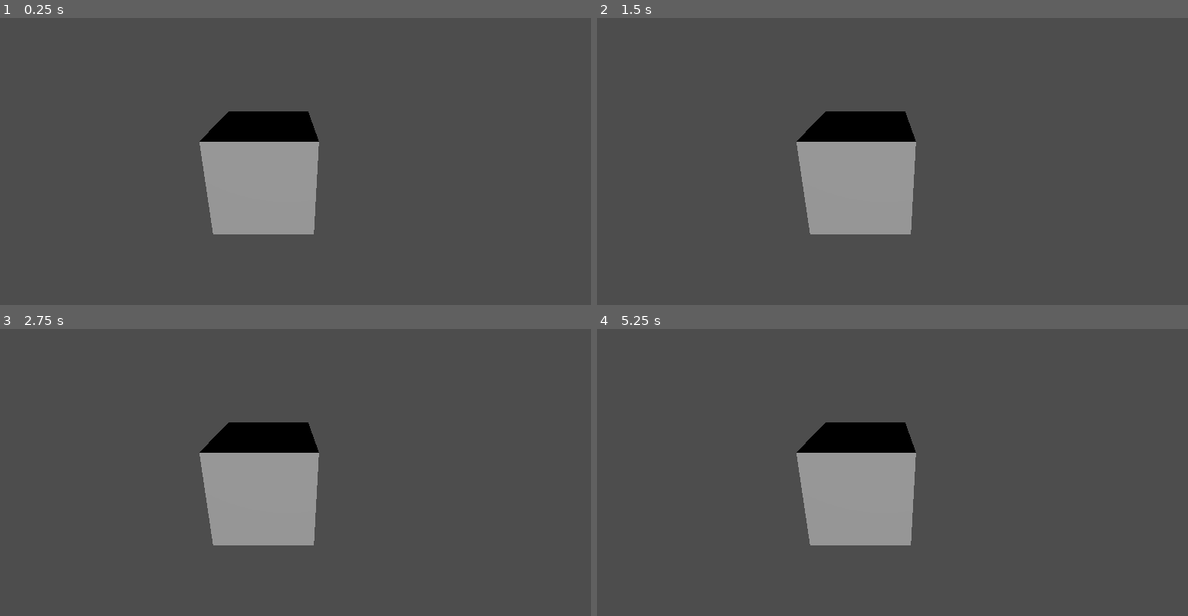
Above: before the commit, frames 1-4 (two rows, left to right).
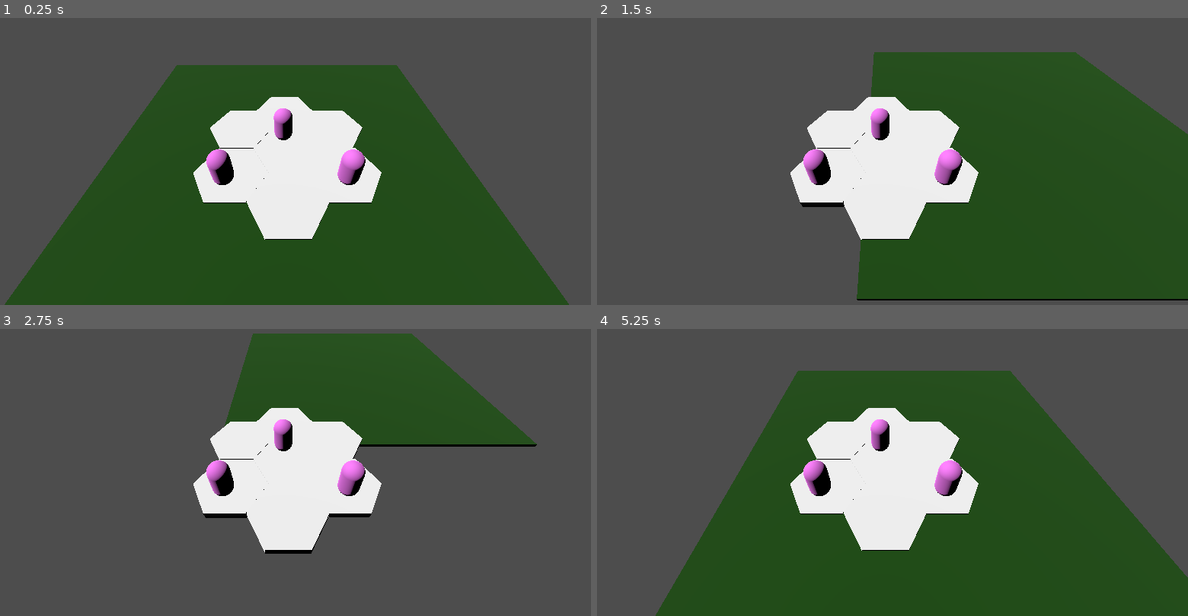
Above: after the commit, the same moments.

Repository: andrewdlanham/untitled-auto-battler
Game: Godot game, scene res://main.tscn
Two runs of this game, one before a commit and one after it. Both use one fixed random seed, a clock stepped at 60 frames per second and the inputs below.
Inputs (mouse positions are in pixels of both pictures, inside the frame that each line leads up to):
- Up to frame 1 (0.25 s): no input
- Up to frame 2 (1.5 s): tap Enter at 0.5 s; move the mouse to (1016, 118) at 0.52 s; click (1016, 118) at 0.6 s; tap Space at 1.25 s; move the mouse to (762, 152) at 1.27 s; click (762, 152) at 1.35 s
- Up to frame 3 (2.75 s): tap Enter at 2 s; move the mouse to (348, 369) at 2.02 s; click (348, 369) at 2.1 s
- Up to frame 4 (5.25 s): tap Space at 2.75, 4.25 s; move the mouse to (851, 512) at 2.77 s; click (851, 512) at 2.85 s; tap Enter at 3.5 s; move the mouse to (1063, 495) at 3.52 s; click (1063, 495) at 3.6 s; move the mouse to (703, 395) at 4.27 s; click (703, 395) at 4.35 s; move the mouse to (916, 446) at 5.02 s; click (916, 446) at 5.1 s

The runs differ from the first frame. In frame 1, 55% of the frame differs, in the area x 0-97%, y 16-100%; in frame 2, 49%; in frame 3, 25%; in frame 4, 56%, in the area x 9-100%, y 14-100%.

Commit message:
Drag and drop unit logic

Diff:
--- /dev/null
+++ b/autobattler/drag_and_drop.gd
@@ -0,0 +1,42 @@
+extends Node3D
+
+const RAY_LENGTH = 500
+
+@onready var camera: Camera3D = %Camera3D
+
+var isDraggingObject
+var objectToDrag
+
+func _process(delta):
+	if isDraggingObject:
+		var newPosition = get_raycast_intersect().position
+		if newPosition == null : return
+		newPosition.y = objectToDrag.global_position.y
+		objectToDrag.global_position = newPosition
+
+func _input(event):
+	var result = get_raycast_intersect()
+	if Input.is_action_just_pressed("LeftClick"):
+		print("Left click detected")
+		if !result.is_empty():
+			print(result.collider)
+			objectToDrag = result["collider"].get_node("CollisionShape3D")
+
+			print(objectToDrag)
+			isDraggingObject = true
+	elif Input.is_action_just_released("LeftClick"):
+		print("Left click released")
+		isDraggingObject = false
+		objectToDrag = null
+
+func get_raycast_intersect():
+	var space_state = get_world_3d().direct_space_state
+	var mousepos = get_viewport().get_mouse_position()
+
+	var origin = camera.project_ray_origin(mousepos)
+	var end = origin + camera.project_ray_normal(mousepos) * RAY_LENGTH
+	var query = PhysicsRayQueryParameters3D.create(origin, end)
+	query.collide_with_areas = true
+
+	var result = space_state.intersect_ray(query)
+	return result
--- /dev/null
+++ b/autobattler/floor.tscn
@@ -0,0 +1,21 @@
+[gd_scene load_steps=4 format=3 uid="uid://b285dydi2tsbn"]
+
+[sub_resource type="BoxShape3D" id="BoxShape3D_twbhk"]
+
+[sub_resource type="StandardMaterial3D" id="StandardMaterial3D_5xsqo"]
+albedo_color = Color(0.0935808, 0.30075, 0, 1)
+
+[sub_resource type="BoxMesh" id="BoxMesh_ec08e"]
+material = SubResource("StandardMaterial3D_5xsqo")
+
+[node name="Floor" type="Node3D"]
+
+[node name="Area3D" type="Area3D" parent="."]
+
+[node name="CollisionShape3D" type="CollisionShape3D" parent="Area3D"]
+transform = Transform3D(10, 0, 0, 0, 0.1, 0, 0, 0, 10, 0, 0, 0)
+shape = SubResource("BoxShape3D_twbhk")
+
+[node name="MeshInstance3D" type="MeshInstance3D" parent="Area3D/CollisionShape3D"]
+mesh = SubResource("BoxMesh_ec08e")
+skeleton = NodePath("../../..")
--- a/autobattler/main.tscn
+++ b/autobattler/main.tscn
@@ -1,13 +1,53 @@
-[gd_scene load_steps=2 format=3 uid="uid://csn7bknrr6t3c"]
+[gd_scene load_steps=5 format=3 uid="uid://csn7bknrr6t3c"]
 
-[ext_resource type="PackedScene" uid="uid://bo0a8ka7a7v1r" path="res://cube.tscn" id="1_m1he6"]
+[ext_resource type="PackedScene" uid="uid://bua6l5ydbtl31" path="res://hex.glb" id="1_ox25j"]
+[ext_resource type="PackedScene" uid="uid://cvsvkjwkngxk6" path="res://test-unit.tscn" id="2_ti2v6"]
+[ext_resource type="Script" path="res://drag_and_drop.gd" id="3_ep364"]
+[ext_resource type="PackedScene" uid="uid://b285dydi2tsbn" path="res://floor.tscn" id="4_luv8w"]
 
 [node name="Main" type="Node3D"]
 
-[node name="Node3D" parent="." instance=ExtResource("1_m1he6")]
-transform = Transform3D(1, 0, 0, 0, 1, 0, 0, 0, 1, -0.230535, 0, -0.250633)
-
 [node name="Camera3D" type="Camera3D" parent="."]
-transform = Transform3D(1, 0, 0, 0, 0.937051, 0.349194, 0, -0.349194, 0.937051, 0, 1.2048, 1.97307)
+unique_name_in_owner = true
+transform = Transform3D(-4.37114e-08, -0.707107, 0.707107, 0, 0.707107, 0.707107, -1, 3.09086e-08, -3.09086e-08, 5, 5, 0)
 
 [node name="DirectionalLight3D" type="DirectionalLight3D" parent="."]
+transform = Transform3D(1, 0, 0, 0, 0.543687, 0.839288, 0, -0.839288, 0.543687, 0, 1.69348, 0)
+
+[node name="ActiveBoard" type="Node" parent="."]
+
+[node name="hex" parent="ActiveBoard" instance=ExtResource("1_ox25j")]
+transform = Transform3D(1, 0, 0, 0, 1, 0, 0, 0, 1, -0.209004, 0, 1.46418)
+
+[node name="hex2" parent="ActiveBoard" instance=ExtResource("1_ox25j")]
+transform = Transform3D(0.999999, -0.00146478, 0.000912642, 0.0014655, 0.999999, -0.00079975, -0.000911483, 0.000801071, 0.999999, 1.53728, 1.19209e-07, 1.48675)
+
+[node name="hex3" parent="ActiveBoard" instance=ExtResource("1_ox25j")]
+transform = Transform3D(1, 0, 0, 0, 1, 0, 0, 0, 1, 0.686542, 0, -0.0284069)
+
+[node name="hex4" parent="ActiveBoard" instance=ExtResource("1_ox25j")]
+transform = Transform3D(1, 0, 0, 0, 1, 0, 0, 0, 1, 2.37044, 0, -0.0327096)
+
+[node name="hex5" parent="ActiveBoard" instance=ExtResource("1_ox25j")]
+transform = Transform3D(1, 0, 0, 0, 1, 0, 0, 0, 1, -1.03318, -1.19209e-07, 0.0797384)
+
+[node name="hex6" parent="ActiveBoard" instance=ExtResource("1_ox25j")]
+transform = Transform3D(1, 0, 0, 0, 1, 0, 0, 0, 1, -0.22757, 0, -1.43835)
+
+[node name="hex7" parent="ActiveBoard" instance=ExtResource("1_ox25j")]
+transform = Transform3D(1, 0, 0, 0, 1, 0, 0, 0, 1, 1.52714, 1.19209e-07, -1.52295)
+
+[node name="Test-unit" parent="." instance=ExtResource("2_ti2v6")]
+transform = Transform3D(1, 0, 0, 0, 1, 0, 0, 0, 1, 1.99173, 0.931192, 1.47964)
+
+[node name="Test-unit2" parent="." instance=ExtResource("2_ti2v6")]
+transform = Transform3D(1, 0, 0, 0, 1, 0, 0, 0, 1, 1.99173, 0.931192, -1.43863)
+
+[node name="Test-unit3" parent="." instance=ExtResource("2_ti2v6")]
+transform = Transform3D(1, 0, 0, 0, 1, 0, 0, 0, 1, 0.553379, 0.931192, 0.0922633)
+
+[node name="DragDropManager" type="Node3D" parent="."]
+script = ExtResource("3_ep364")
+
+[node name="Floor" parent="." instance=ExtResource("4_luv8w")]
+transform = Transform3D(1, 0, 0, 0, 1, 0, 0, 0, 1, 0.597673, 0.0249579, -0.00183477)
--- a/autobattler/project.godot
+++ b/autobattler/project.godot
@@ -15,6 +15,14 @@
 config/features=PackedStringArray("4.3", "GL Compatibility")
 config/icon="res://icon.svg"
 
+[input]
+
+LeftClick={
+"deadzone": 0.5,
+"events": [Object(InputEventMouseButton,"resource_local_to_scene":false,"resource_name":"","device":-1,"window_id":0,"alt_pressed":false,"shift_pressed":false,"ctrl_pressed":false,"meta_pressed":false,"button_mask":0,"position":Vector2(0, 0),"global_position":Vector2(0, 0),"factor":1.0,"button_index":1,"canceled":false,"pressed":false,"double_click":false,"script":null)
+]
+}
+
 [rendering]
 
 renderer/rendering_method="gl_compatibility"
--- /dev/null
+++ b/autobattler/test-unit.tscn
@@ -0,0 +1,24 @@
+[gd_scene load_steps=4 format=3 uid="uid://cvsvkjwkngxk6"]
+
+[sub_resource type="CapsuleShape3D" id="CapsuleShape3D_tvgc6"]
+
+[sub_resource type="StandardMaterial3D" id="StandardMaterial3D_txxls"]
+albedo_color = Color(1, 0.498039, 1, 1)
+
+[sub_resource type="CapsuleMesh" id="CapsuleMesh_1bk63"]
+material = SubResource("StandardMaterial3D_txxls")
+radius = 0.25
+height = 1.0
+
+[node name="Test-unit" type="Node3D"]
+
+[node name="Area3D" type="Area3D" parent="."]
+
+[node name="CollisionShape3D" type="CollisionShape3D" parent="Area3D"]
+transform = Transform3D(0.6, 0, 0, 0, 0.6, 0, 0, 0, 0.6, 0, 0, 0)
+shape = SubResource("CapsuleShape3D_tvgc6")
+
+[node name="MeshInstance3D" type="MeshInstance3D" parent="Area3D/CollisionShape3D"]
+transform = Transform3D(1.66667, 0, 0, 0, 1.66667, 0, 0, 0, 1.66667, 0, 0, 0)
+mesh = SubResource("CapsuleMesh_1bk63")
+skeleton = NodePath("../../..")
Binary file added: autobattler/hex.glb
Not shown, added: autobattler/hex.glb.import
